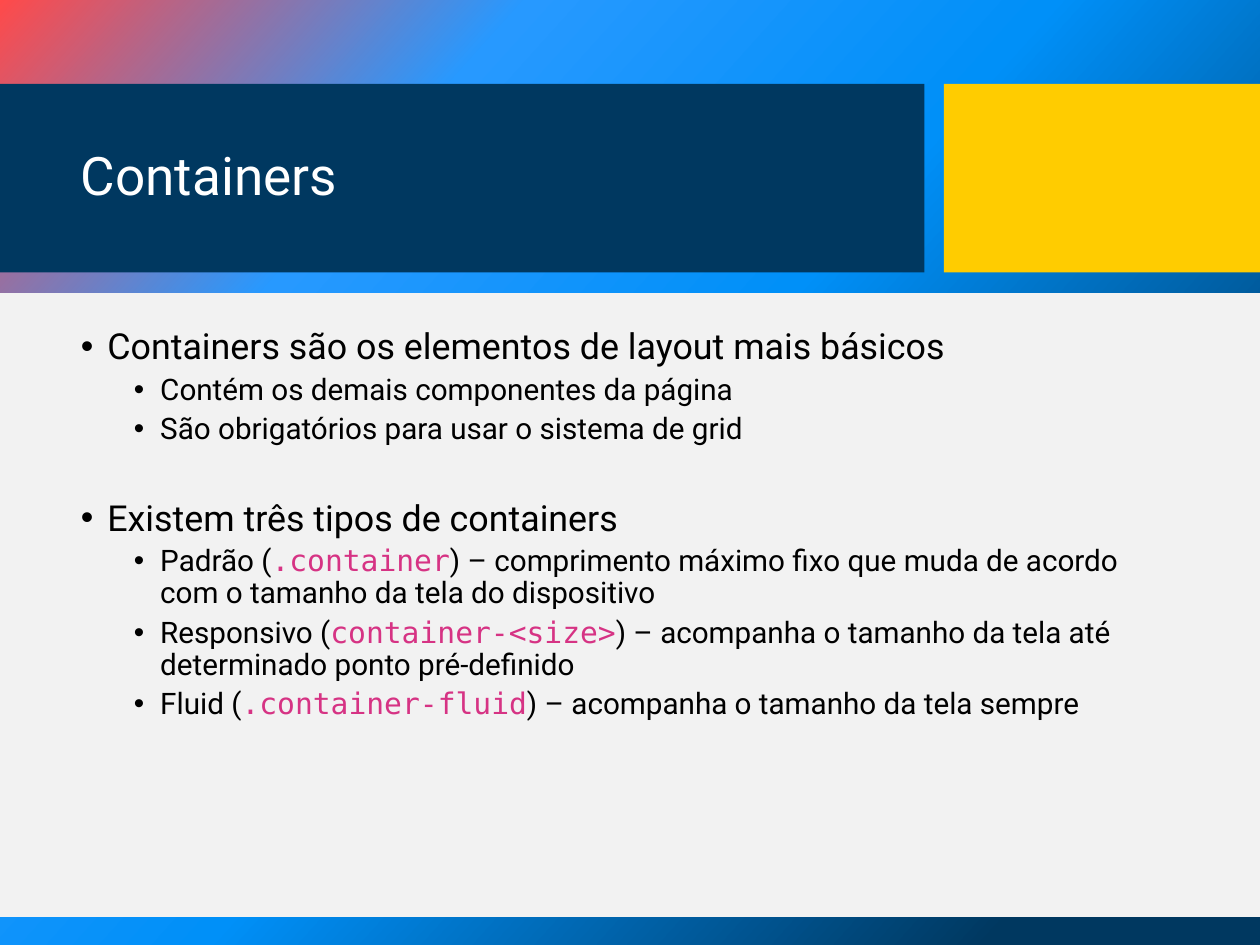
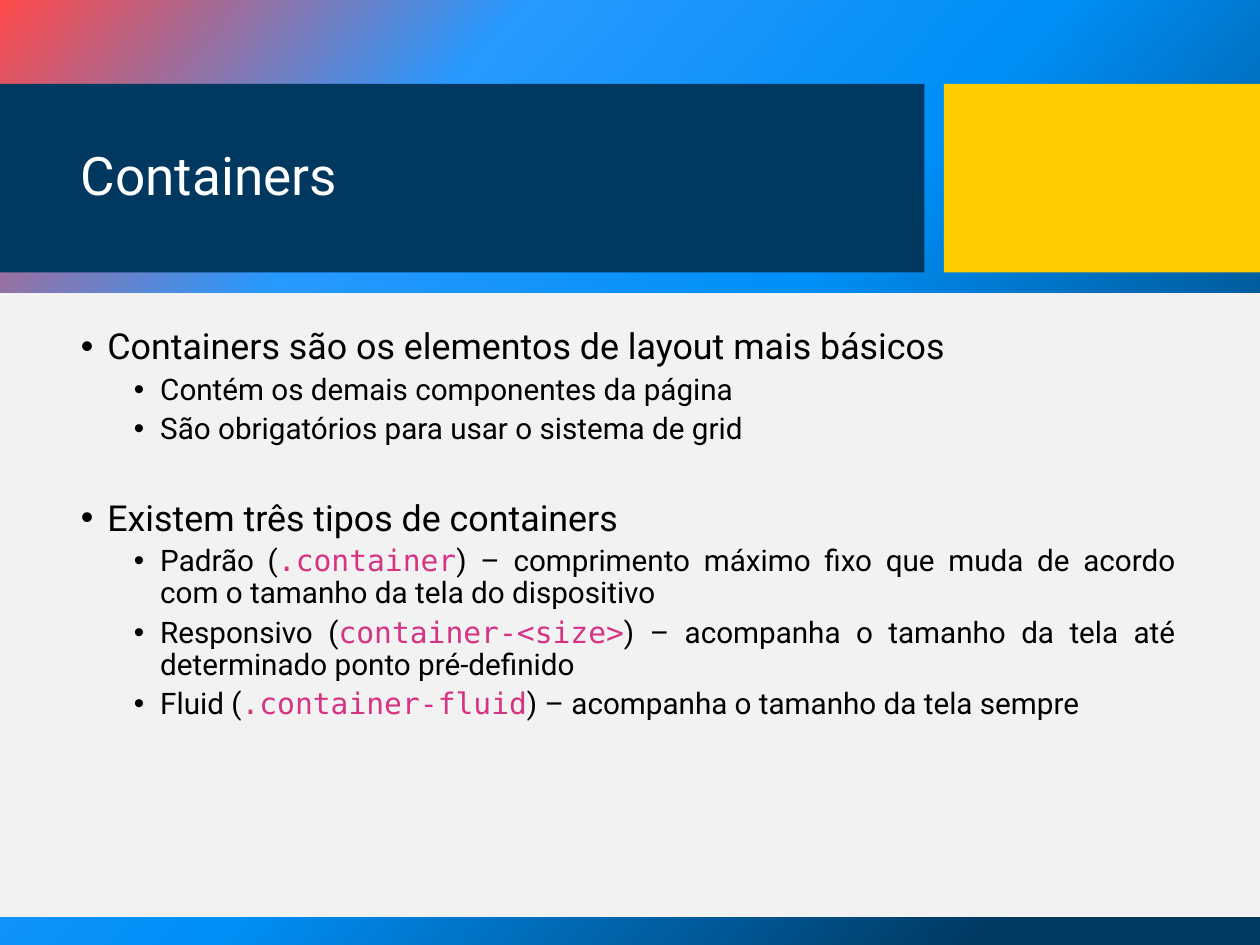
Before and after one commit to JoaoAlmeida/Workshop---Desenvolvimento-Web, a slide deck: slide 48 of CSS.pptx. Drawn at 1260x945 pixels with LibreOffice and Linux fonts; fonts in the diff are those of the drawing; background and template pictures are left out. Boxes give left, top, right and bottom in pixels: in the first picture for what was removed or moved away, otherwise in the second. Text is boxed around its words. In the diff, an @@ line names an element or a change of style, - is before the commit and + after.

```diff
--- a/CSS.pptx
+++ b/CSS.pptx
@@ text at (160, 547, 1175, 721): alignment left to justified @@
```
Also in this commit, not shown: 1 other slide changed, 18 other files.
